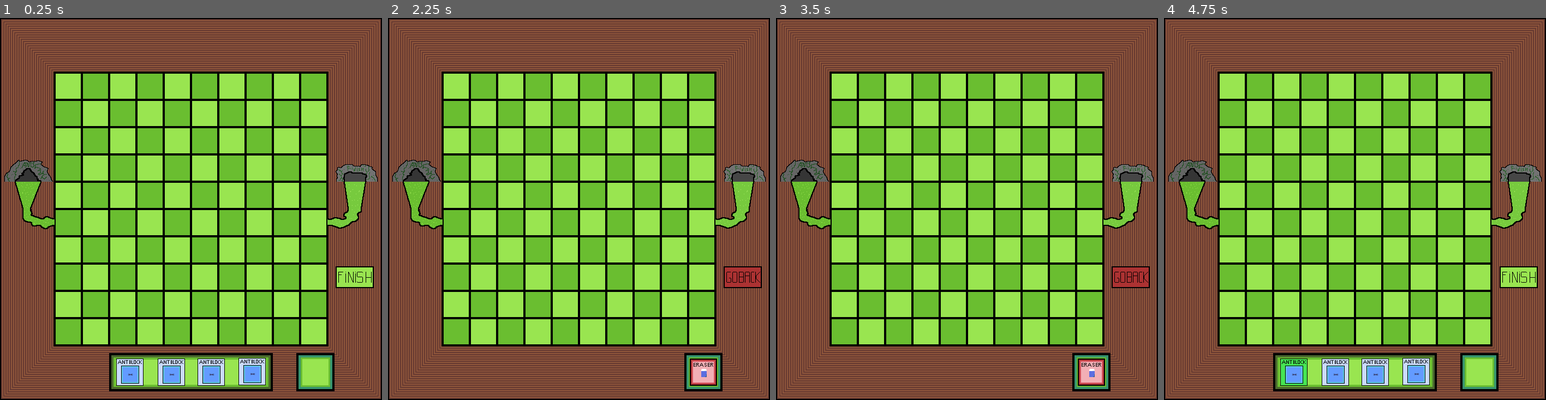
Above: before the commit, frames 1-4 (left to right).
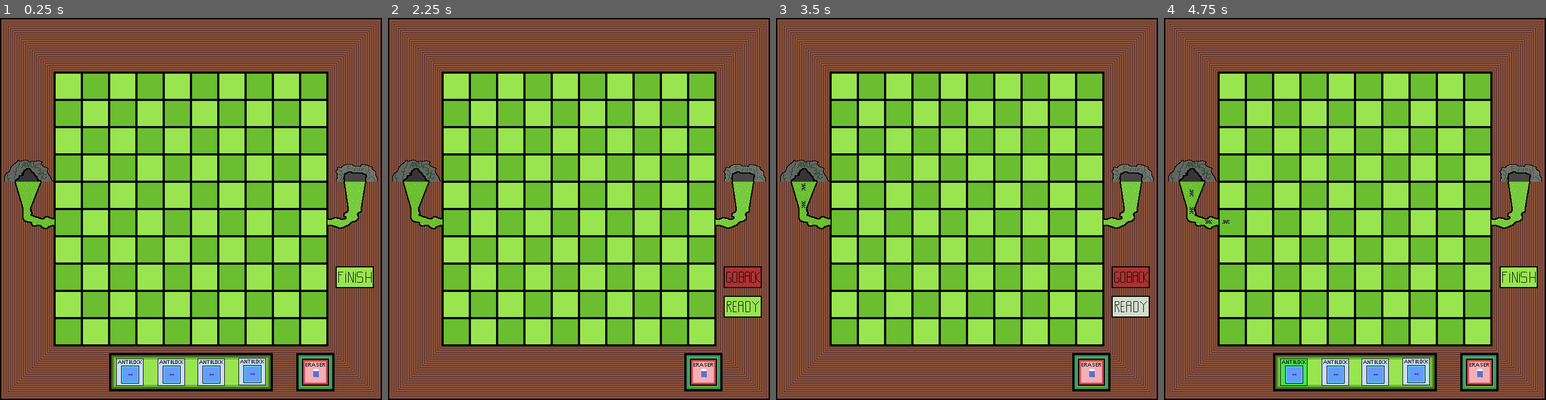
Above: after the commit, the same moments.

Repository: PS204coder/nothing-can-go-wrong-jam
Game: Godot game, scene res://main.tscn
Two runs of this game, one before a commit and one after it. Both use one fixed random seed, a clock stepped at 60 frames per second and the inputs below.
Inputs (mouse positions are in pixels of both pictures, inside the frame that each line leads up to):
- Up to frame 1 (0.25 s): no input
- Up to frame 2 (2.25 s): click (517, 373) at 0.5 s; click (559, 373) at 1.25 s; click (743, 277) at 2 s
- Up to frame 3 (3.5 s): click (1131, 308) at 2.77 s
- Up to frame 4 (4.75 s): click (1519, 308) at 3.52 s; click (1519, 277) at 4.25 s

The runs differ from the first frame. In frame 1, 0.5% of the frame differs, in the area x 79-87%, y 89-97%; in frame 2, 0.6%; in frame 3, 0.6%, in the area x 6-98%, y 43-79%; in frame 4, 0.6%.

Commit message:
Add files via upload

Diff:
--- /dev/null
+++ b/nothing-can-go-wrong/ant.gd
@@ -0,0 +1,37 @@
+extends Node2D
+
+var cp1 = false
+var cp2 = false
+var cp3 = false
+# Called when the node enters the scene tree for the first time.
+func _ready():
+	$AnimatedSprite2D.play("ant walk")
+
+
+# Called every frame. 'delta' is the elapsed time since the previous frame.
+func _process(delta):
+	if position.x == 257:
+		cp3 = true
+		cp2 = false
+		cp1 = false
+	if position.y >= 17 and position.x >= -280:
+		cp1 = false
+		cp2 = true
+		rotation_degrees = 0
+	if position.y >= 10 and cp2 == false:
+		cp1 = true
+		rotation_degrees = 21
+
+
+	if cp1 == true:
+		position.x += 1.5
+		position.y += 0.000000000001
+	if cp2 == true:
+		position.x += 1
+	else:
+		position.y += 1
+
+
+func move():
+	var tween = create_tween()
+	tween.tween_property(self, "position", position , 1)
--- a/nothing-can-go-wrong/ant.tscn
+++ b/nothing-can-go-wrong/ant.tscn
@@ -1,5 +1,6 @@
-[gd_scene load_steps=5 format=3 uid="uid://b0xp1ks17x5tm"]
+[gd_scene load_steps=6 format=3 uid="uid://b0xp1ks17x5tm"]
 
+[ext_resource type="Script" path="res://ant.gd" id="1_4r1xd"]
 [ext_resource type="Texture2D" uid="uid://qir0ul557ffw" path="res://graphicks/antwalk001.png" id="1_laark"]
 [ext_resource type="Texture2D" uid="uid://dx6r38cwk18hb" path="res://graphicks/antwalk002.png" id="2_dsje3"]
 [ext_resource type="Texture2D" uid="uid://bjjpi3krpsoth" path="res://graphicks/antwalk003.png" id="3_to8x7"]
@@ -27,9 +28,13 @@
 }]
 
 [node name="Ant" type="Node2D"]
+rotation = 1.5708
+script = ExtResource("1_4r1xd")
 
 [node name="AnimatedSprite2D" type="AnimatedSprite2D" parent="."]
+z_index = 10
 position = Vector2(0, -1)
 sprite_frames = SubResource("SpriteFrames_2fbme")
 animation = &"ant walk"
-frame_progress = 0.699543
+frame = 1
+frame_progress = 0.490464
--- a/nothing-can-go-wrong/direction_of_ant.gd
+++ b/nothing-can-go-wrong/direction_of_ant.gd
@@ -11,7 +11,7 @@
 	pass
 
 func _input(event):
-	if Global.blockchosenid == 10 and mouse == true and Input.is_action_just_pressed("right mouse"):
+	if Global.blockchosenid == 10 and mouse == true and Input.is_action_just_pressed("right mouse") and Global.what_button_is_pressed == 0:
 		if x == 0:
 			set_rotation_degrees(90)
 			x = 1
@@ -24,6 +24,20 @@
 		elif x == 3:
 			set_rotation_degrees(360)
 			x = 0
+	elif  mouse == true and Input.is_action_just_pressed("left mouse") and Global.blockchosenid == 10 and Global.what_button_is_pressed == 1:
+		var a = int((event.position.x - Global.topleft) / Global.mousesize)
+		var b = int((event.position.y - Global.topleft) / Global.mousesize)
+		var idx = b * 10 + a
+		Global.check_if_block_deleted = true
+		Global.deleted_blocks_idx.append(idx)
+		Global.board[idx] = 01
+		for i in range(0, len(Global.deleted_blocks_idx)):
+			Global.board[Global.deleted_blocks_idx[i]] = 01
+			Global.deleted_blocks_idx.pop_at(i)
+			break
+		if Global.where_ant_go_block_count != 0:
+			Global.where_ant_go_block_count -= 1
+		queue_free()
 
 func _on_mouse_entered():
 	mouse = true
--- a/nothing-can-go-wrong/eraser.gd
+++ b/nothing-can-go-wrong/eraser.gd
@@ -4,24 +4,20 @@
 var z = false
 # Called when the node enters the scene tree for the first time.
 func _ready():
-	disabled = true
-	visible = false
+	pass # Replace with function body.
 
 
 # Called every frame. 'delta' is the elapsed time since the previous frame.
 func _process(delta):
-	if Global.inventory_visibility == true:
-		disabled = false
-		visible = true
-	if Global.inventory_visibility == false:
-		disabled = true
-		visible = false
+	pass
+
+func _on_pressed():
+	if Global.what_button_is_pressed != 1:
+		Global.what_button_is_pressed = 1
+		Global.blockchosenid = 1
+	elif Global.what_button_is_pressed == 1:
+		pass
 
 
-func _on_pressed():
-	if x == false:
-		Global.what_button_is_pressed = 01
-		x = true
-	if x == true:
-		Global.what_button_is_pressed = 0
-		x = false
+func _on_ant_block_pressed():
+	pass
--- /dev/null
+++ b/nothing-can-go-wrong/eraserfin.gd
@@ -0,0 +1,28 @@
+extends TextureButton
+
+var x = false
+# Called when the node enters the scene tree for the first time.
+func _ready():
+	pass
+
+# Called every frame. 'delta' is the elapsed time since the previous frame.
+func _process(delta):
+	if Global.inventory_visibility == false:
+		disabled = true
+		visible = false
+		$"../Eraserbg".visible = false
+		x = false
+	if Global.inventory_visibility == true:
+		disabled = false
+		visible = true
+		$"../Eraserbg".visible = true
+
+func _on_pressed():
+	if x == false:
+		Global.what_button_is_pressed = 1
+		Global.blockchosenid = 10
+		x = true
+	elif x == true:
+		Global.what_button_is_pressed = 0
+		Global.blockchosenid = 10
+		x = false
--- a/nothing-can-go-wrong/finish.gd
+++ b/nothing-can-go-wrong/finish.gd
@@ -8,16 +8,15 @@
 
 # Called every frame. 'delta' is the elapsed time since the previous frame.
 func _process(delta):
-	if x == true:
+	pass
+
+func _on_pressed():
+	if x == false:
 		Global.inventory_visibility = true
 		Global.what_button_is_pressed = 0
 		Global.blockchosenid = 10
-	if x == false:
-		Global.inventory_visibility = false
-
-
-func _on_pressed():
-	if x == false:
 		x = true
 	elif x == true:
+		Global.blockchosenid = 0
+		Global.inventory_visibility = false
 		x = false
--- a/nothing-can-go-wrong/global.gd
+++ b/nothing-can-go-wrong/global.gd
@@ -5,11 +5,18 @@
 var board = [01,01,01,01,01,01,01,01,01,01,01,01,01,01,01,01,01,01,01,01,01,01,01,01,01,01,01,01,01,01,01,01,01,01,01,0 …(194 unchanged characters)…
 var blockchosenid = 0
 var ant_block_max = 10
+var deleted_blocks_idx = []
 var check_if_block_deleted = false
 var ant_block_count = 0
 var what_button_is_pressed = 0
-var inventory_visibility = true
+var inventory_visibility = false
 var where_ant_go_block_count = 0
 var where_ants_go_selected_blocks = []
+var simulation_start = false
+var ant_count = 0
+
+
+
+
 func _ready():
 	pass
--- a/nothing-can-go-wrong/main.gd
+++ b/nothing-can-go-wrong/main.gd
@@ -1,7 +1,9 @@
 extends Node2D
 
-var Antblock = preload("res://antblock.tscn")
-var Where_ants_go = preload("res://direction_of_ant.tscn")
+const Antblock = preload("res://antblock.tscn")
+const Where_ants_go = preload("res://direction_of_ant.tscn")
+const Ant = preload("res://ant.tscn")
+@onready var ant_delay = $Antdelay
 
 
 
@@ -15,13 +17,27 @@
 var event_position_y = 0
 var idx_id_update = false
 var idx = y * 10 + x
+var timer_timeout = false
+
+
+
 func _ready():
+	$Antdelay.start()
 	var grp = ButtonGroup.new()
 	$Inventoryblock/InventoryBg/Eraser.button_group = grp
 	$Inventoryblock/InventoryBg/Ant_Block.button_group = grp
 @warning_ignore("unused_parameter")
 func _process(delta):
-	pass
+	if Global.simulation_start == true and Global.ant_count < 20 and timer_timeout == true:
+		x = -300
+		y = -50
+		var ant = Ant.instantiate()
+		ant.position.x = x
+		ant.position.y = y
+		add_child(ant)
+		Global.ant_count += 1
+		timer_timeout = false
+		$Antdelay.start()
 func _input(event):
 	if Input.is_action_just_pressed("left mouse") and event.position.x >= 100 and event.position.x < 600 and event.position.y >= 100 and event.position.y < 600:
 		x = int((event.position.x - Global.topleft) / Global.mousesize)
@@ -35,7 +51,7 @@
 			add_child(antblock)
 			Global.board[idx] = 02
 
-	if Input.is_action_just_pressed("left mouse") and Global.where_ant_go_block_count < 15  and Global.board[idx] != 10 and Global.blockchosenid == 10 and event.position.x >= 100 and event.position.x < 600 and event.position.y >= 100 and event.position.y < 600:
+	if Input.is_action_just_pressed("left mouse") and Global.where_ant_go_block_count < 15  and Global.board[idx] != 11 and Global.blockchosenid == 10 and Global.what_button_is_pressed == 0 and event.position.x >= 100 and event.position.x < 600 and event.position.y >= 100 and event.position.y < 600:
 		x = int((event.position.x - Global.topleft) / Global.mousesize)
 		y = int((event.position.y - Global.topleft) / Global.mousesize)
 		var where_ants_go = Where_ants_go.instantiate()
@@ -43,5 +59,13 @@
 		where_ants_go.position.x = centerblock[x]
 		where_ants_go.position.y = centerblock[y]
 		add_child(where_ants_go)
-		Global.where_ants_go_selected_blocks.append(Global.board[idx])
+		Global.board[idx] += 10
+		Global.where_ants_go_selected_blocks.append(0)
+		print(Global.where_ants_go_selected_blocks)
 		Global.where_ant_go_block_count += 1
+
+
+
+
+func _on_ant_delay_timeout():
+	timer_timeout = true
--- a/nothing-can-go-wrong/main.tscn
+++ b/nothing-can-go-wrong/main.tscn
@@ -16,6 +16,11 @@
 [ext_resource type="Texture2D" uid="uid://bm2wg27nbmtsy" path="res://graphicks/finish button.png" id="13_c6qpu"]
 [ext_resource type="Script" path="res://finish.gd" id="15_2obmd"]
 [ext_resource type="Texture2D" uid="uid://euod40ulbpbi" path="res://graphicks/finish button02.png" id="15_nnauh"]
+[ext_resource type="Texture2D" uid="uid://cebedf1uruorg" path="res://graphicks/readybutton.png" id="17_js1sg"]
+[ext_resource type="Script" path="res://eraserfin.gd" id="17_k42v3"]
+[ext_resource type="Texture2D" uid="uid://fd4jr4vdg8c7" path="res://graphicks/readybuttonpressed.png" id="18_kx24e"]
+[ext_resource type="Texture2D" uid="uid://cpitvk07fdcm2" path="res://graphicks/readybuttonhover.png" id="19_7gyj0"]
+[ext_resource type="Script" path="res://ready.gd" id="20_dgm50"]
 
 [sub_resource type="TileSetAtlasSource" id="TileSetAtlasSource_vnmyl"]
 texture = ExtResource("1_mc4vn")
@@ -489,6 +494,21 @@
 texture_pressed = ExtResource("15_nnauh")
 script = ExtResource("15_2obmd")
 
+[node name="Ready" type="TextureButton" parent="."]
+offset_left = 265.0
+offset_top = 159.0
+offset_right = 335.0
+offset_bottom = 199.0
+toggle_mode = true
+texture_normal = ExtResource("17_js1sg")
+texture_pressed = ExtResource("18_kx24e")
+texture_hover = ExtResource("19_7gyj0")
+script = ExtResource("20_dgm50")
+
+[node name="Antdelay" type="Timer" parent="."]
+wait_time = 0.5
+one_shot = true
+
 [node name="Node2D" type="Node2D" parent="."]
 position = Vector2(228, 299)
 
@@ -504,7 +524,7 @@
 texture_normal = ExtResource("9_o6h66")
 texture_pressed = ExtResource("10_evwop")
 texture_hover = ExtResource("11_nu8yc")
-script = ExtResource("10_tnrm2")
+script = ExtResource("17_k42v3")
 metadata/_edit_use_anchors_ = true
 
 [connection signal="pressed" from="Inventoryblock/InventoryBg/Ant_Block" to="Inventoryblock/InventoryBg/Ant_Block" method="_on_pressed"]
@@ -512,5 +532,7 @@
 [connection signal="pressed" from="Inventoryblock/InventoryBg/Eraser" to="Inventoryblock/InventoryBg/Ant_Block" method="_on_eraser_pressed"]
 [connection signal="pressed" from="Inventoryblock/InventoryBg/Eraser" to="Inventoryblock/InventoryBg/Eraser" method="_on_pressed"]
 [connection signal="pressed" from="Finish" to="Finish" method="_on_pressed"]
-[connection signal="pressed" from="Node2D/Eraser" to="Inventoryblock/InventoryBg/Ant_Block" method="_on_eraser_pressed"]
+[connection signal="button_down" from="Ready" to="Ready" method="_on_button_down"]
+[connection signal="button_up" from="Ready" to="Ready" method="_on_button_up"]
+[connection signal="timeout" from="Antdelay" to="." method="_on_ant_delay_timeout"]
 [connection signal="pressed" from="Node2D/Eraser" to="Node2D/Eraser" method="_on_pressed"]
--- /dev/null
+++ b/nothing-can-go-wrong/ready.gd
@@ -0,0 +1,28 @@
+extends TextureButton
+
+var x = false
+# Called when the node enters the scene tree for the first time.
+func _ready():
+	pass # Replace with function body.
+
+
+# Called every frame. 'delta' is the elapsed time since the previous frame.
+func _process(delta):
+	if Global.inventory_visibility == false:
+		visible = false
+		disabled = true
+	elif Global.inventory_visibility == true:
+		visible = true
+		disabled = false
+
+
+	if x == true:
+		Global.simulation_start = true
+
+
+
+
+func _on_button_down():
+	x = true
+func _on_button_up():
+	x = false
Binary file added: nothing-can-go-wrong/graphicks/readybutton.png
Not shown, added: nothing-can-go-wrong/graphicks/readybutton.png.import
Binary file added: nothing-can-go-wrong/graphicks/readybuttonhover.png
Not shown, added: nothing-can-go-wrong/graphicks/readybuttonhover.png.import
Binary file added: nothing-can-go-wrong/graphicks/readybuttonpressed.png
Not shown, added: nothing-can-go-wrong/graphicks/readybuttonpressed.png.import
Not shown: 1 places in nothing-can-go-wrong/main.tscn that only renumber resources
